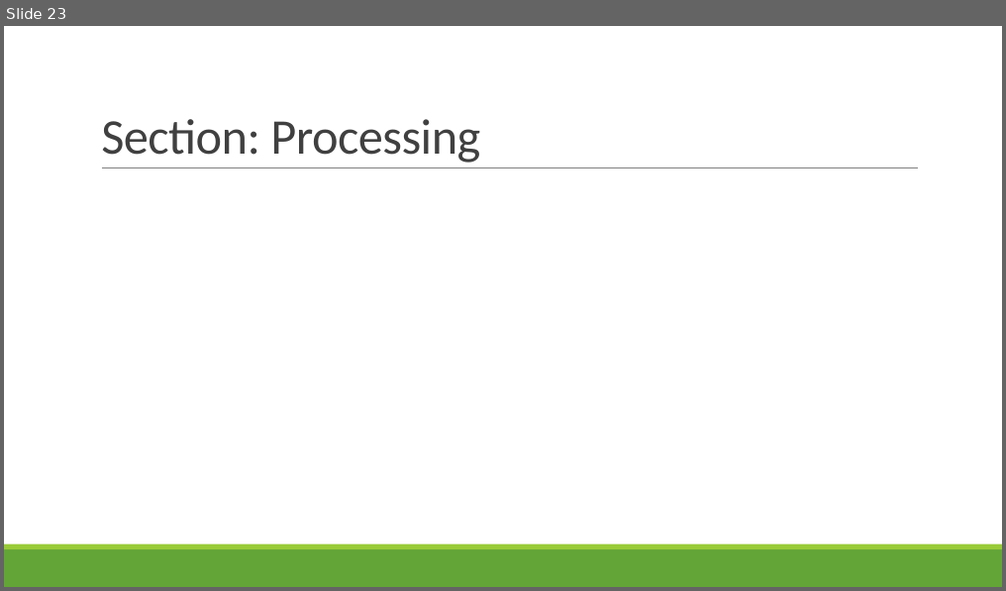
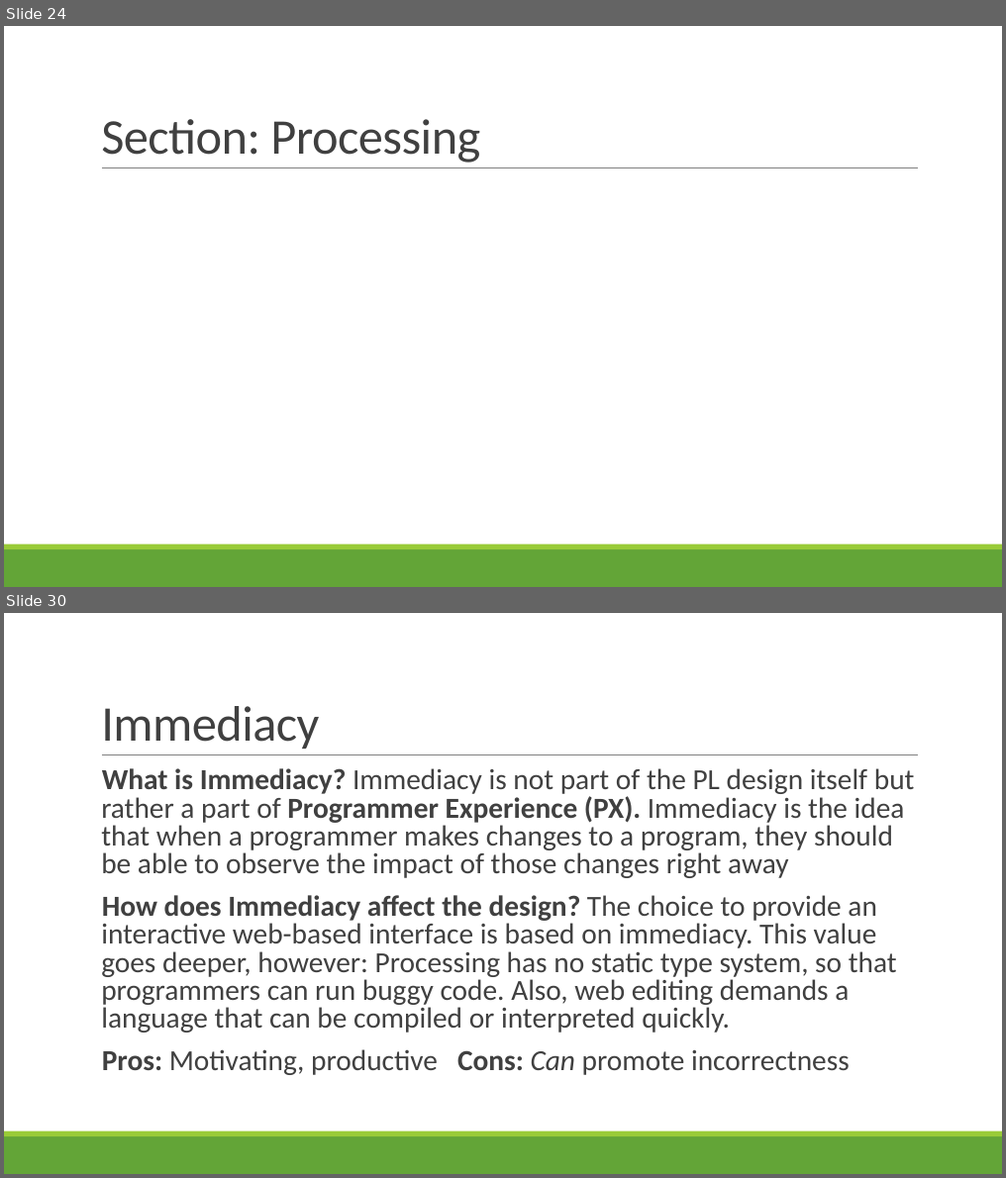
Before and after one commit to rbohrer/pl-course, a slide deck: LectureSlides/12Play.pptx. Shown one above the other, each under a label of ours: slide 23 before the commit, slides 24 and 30 after it; the slides between them are not shown. The pictures are 1006x591 and 1006x1178 pixels, drawn with LibreOffice and Linux fonts; fonts in the diff are those of the drawing. Boxes give left, top, right and bottom in pixels: in the first picture for what was removed or moved away, otherwise in the second. Text is boxed around its words. In the diff, an @@ line names an element or a change of style, - is before the commit and + after.

```diff
--- a/LectureSlides/12Play.pptx
+++ b/LectureSlides/12Play.pptx
@@ slide 30 added at [4, 613, 1002, 1174], background #FFFFFF; not listed: 3 template elements that a slide beside it also shows @@
@@ title added at [101, 706, 319, 749], 48 pt, text #404040 @@
+Immediacy
@@ text added at [101, 768, 915, 1075], 28 pt, text #404040 @@
+  What is Immediacy? Immediacy is not part of the PL design itself but rather a part of Programmer Experience (PX). Immediacy is the idea that when a programmer makes changes to a program, they should be able to observe the impact of those changes right away
+  How does Immediacy affect the design? The choice to provide an interactive web-based interface is based on immediacy. This value goes deeper, however: Processing has no static type system, so that programmers can run buggy code. Also, web editing demands a language that can be compiled or interpreted quickly.
+  Pros: Motivating, productive Cons: Can promote incorrectness
@@ what was slide 23 is now slide 24 @@
```
Also in this commit, not shown: 2 slides changed, 12 other slides added.
